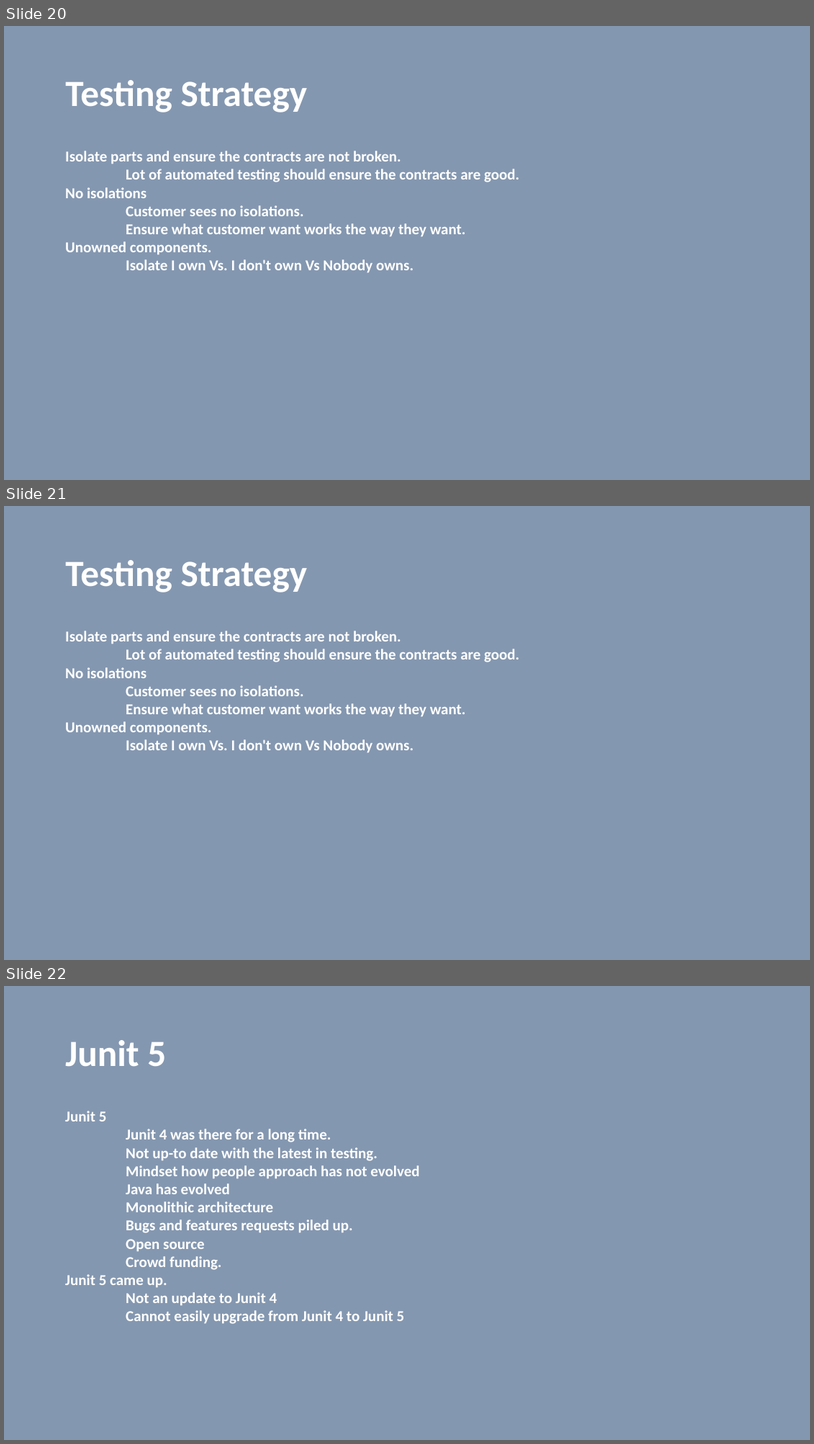
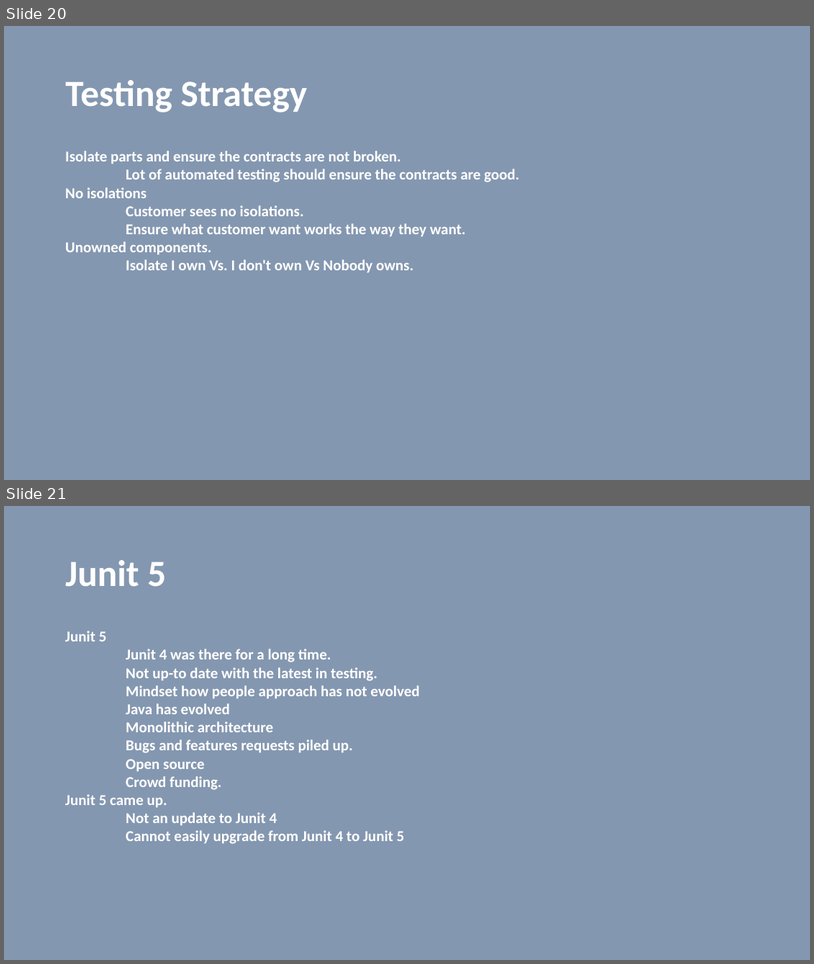
Before and after one commit to vilasvarghese/microservices, a slide deck: training/day3/Day3.pptx. Shown one above the other, each under a label of ours: slides 20, 21 and 22 before the commit, slides 20 and 21 after it. The pictures are 814x1444 and 814x964 pixels, drawn with LibreOffice and Linux fonts; fonts in the diff are those of the drawing. Boxes give left, top, right and bottom in pixels: in the first picture for what was removed or moved away, otherwise in the second. Text is boxed around its words. In the diff, an @@ line names an element or a change of style, - is before the commit and + after.

```diff
--- a/training/day3/Day3.pptx
+++ b/training/day3/Day3.pptx
@@ slide 21 removed at (x1=4, y1=506, x2=810, y2=960), background #8497B0 @@
@@ title removed at (x1=65, y1=560, x2=308, y2=592) @@
-Testing Strategy
@@ text removed at (x1=65, y1=631, x2=520, y2=752) @@
-Isolate parts and ensure the contracts are not broken.
-Lot of automated testing should ensure the contracts are good.
-No isolations
-Customer sees no isolations.
-Ensure what customer want works the way they want.
-Unowned components.
-Isolate I own Vs. I don't own Vs Nobody owns.
@@ what was slide 22 is now slide 21 @@
```
Also in this commit, not shown: 3 slides changed, 2 other files.
